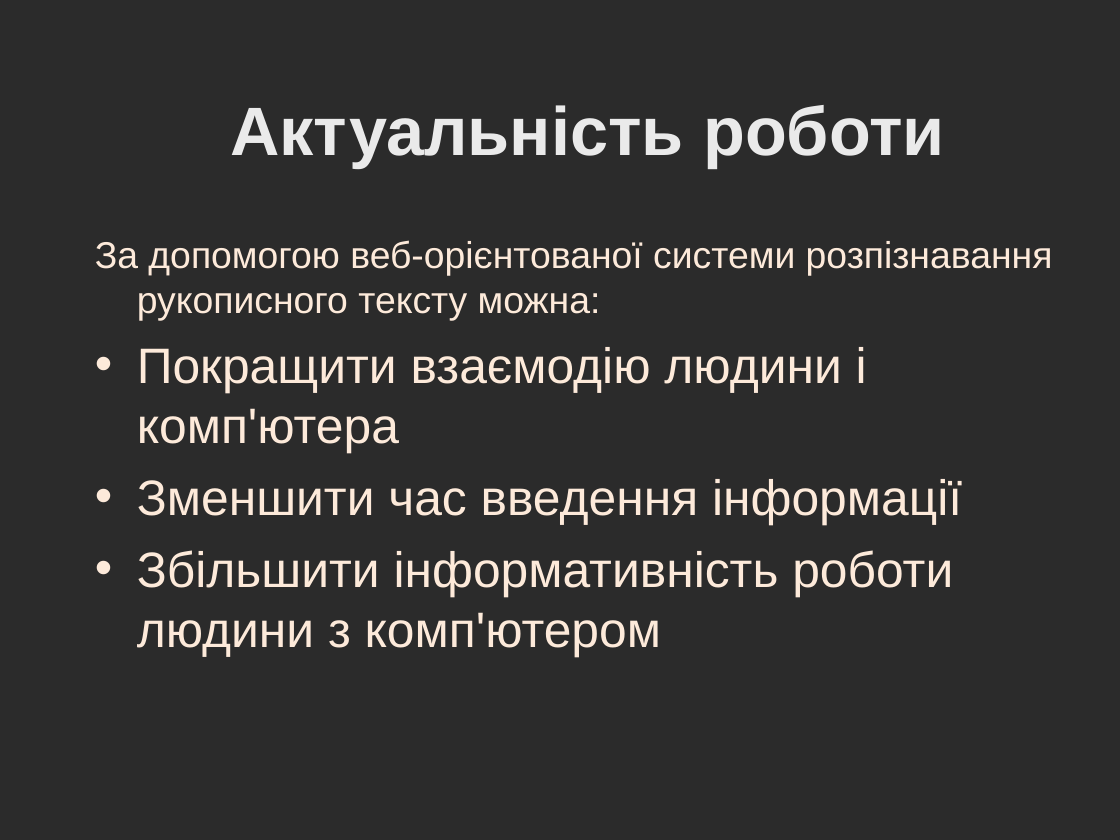
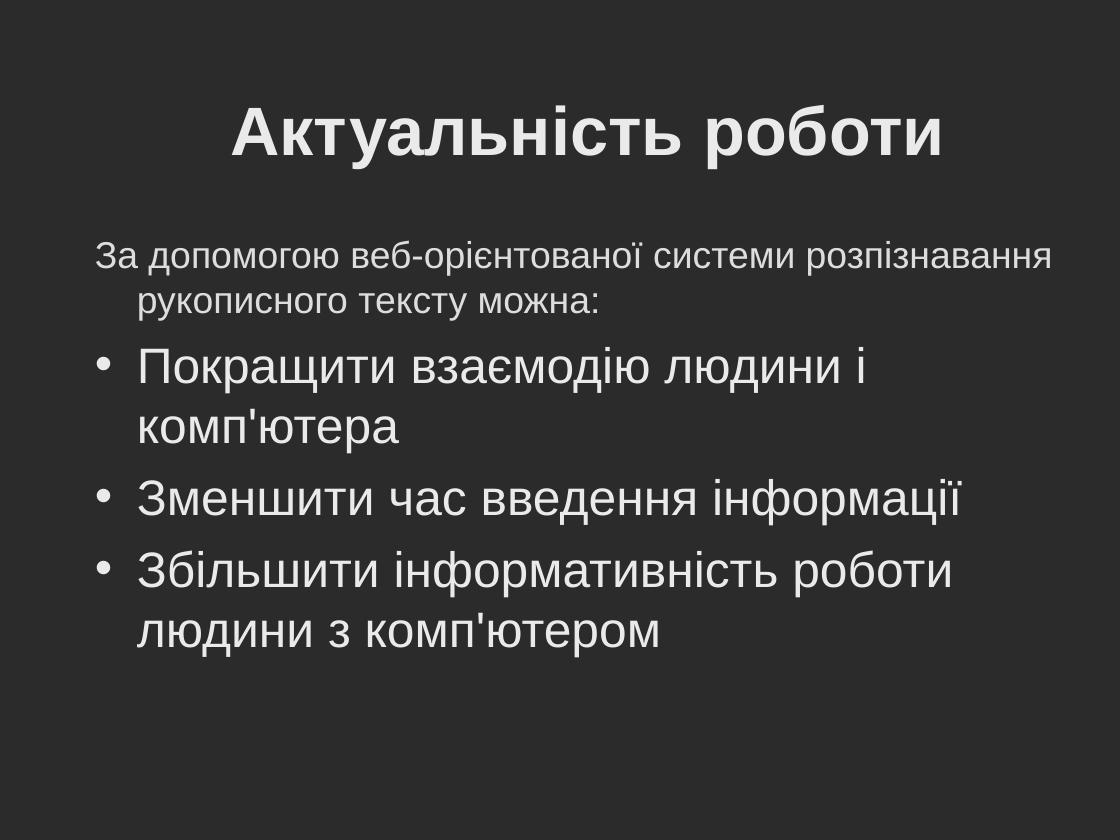
Before and after one commit to idutka/ocr, a slide deck: slide 2 of diploma/prezentation.ppt. Drawn at 1120x840 pixels with LibreOffice and Linux fonts; fonts in the diff are those of the drawing; background and template pictures are left out; a plain dark background stands for a picture behind light text. Boxes give left, top, right and bottom in pixels: in the first picture for what was removed or moved away, otherwise in the second. Text is boxed around its words. In the diff, an @@ line names an element or a change of style, - is before the commit and + after.

```diff
--- a/diploma/prezentation.ppt
+++ b/diploma/prezentation.ppt
@@ text "За допомогою веб-орієнтованої системи розпізнавання ..." at [95, 240, 1053, 657]: text colour #FDEADA to #DDDDDD in "За допомогою веб-орієнтованої системи розпізнавання рукописн ..."; text colour #FDEADA to #EAEAEA in "Покращити взаємодію людини і комп'ютера", "Зменшити час введення інформації", "Збільшити інформативність роботи людини з комп'ютером"; bullet colour #FDEADA to #EAEAEA @@
```
Also in this commit, not shown: 1 slide added, 1 slide removed, 1 other file.
